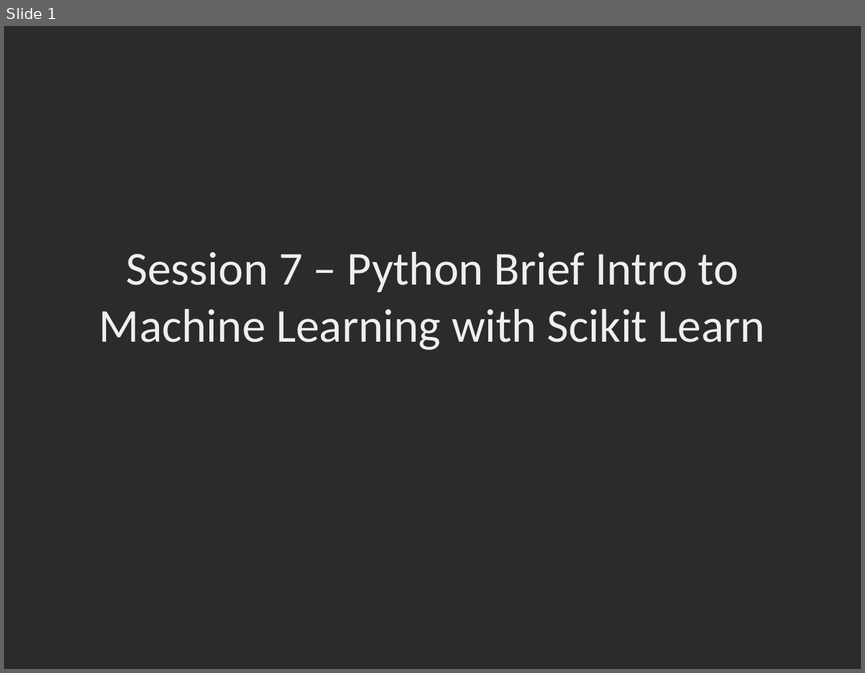
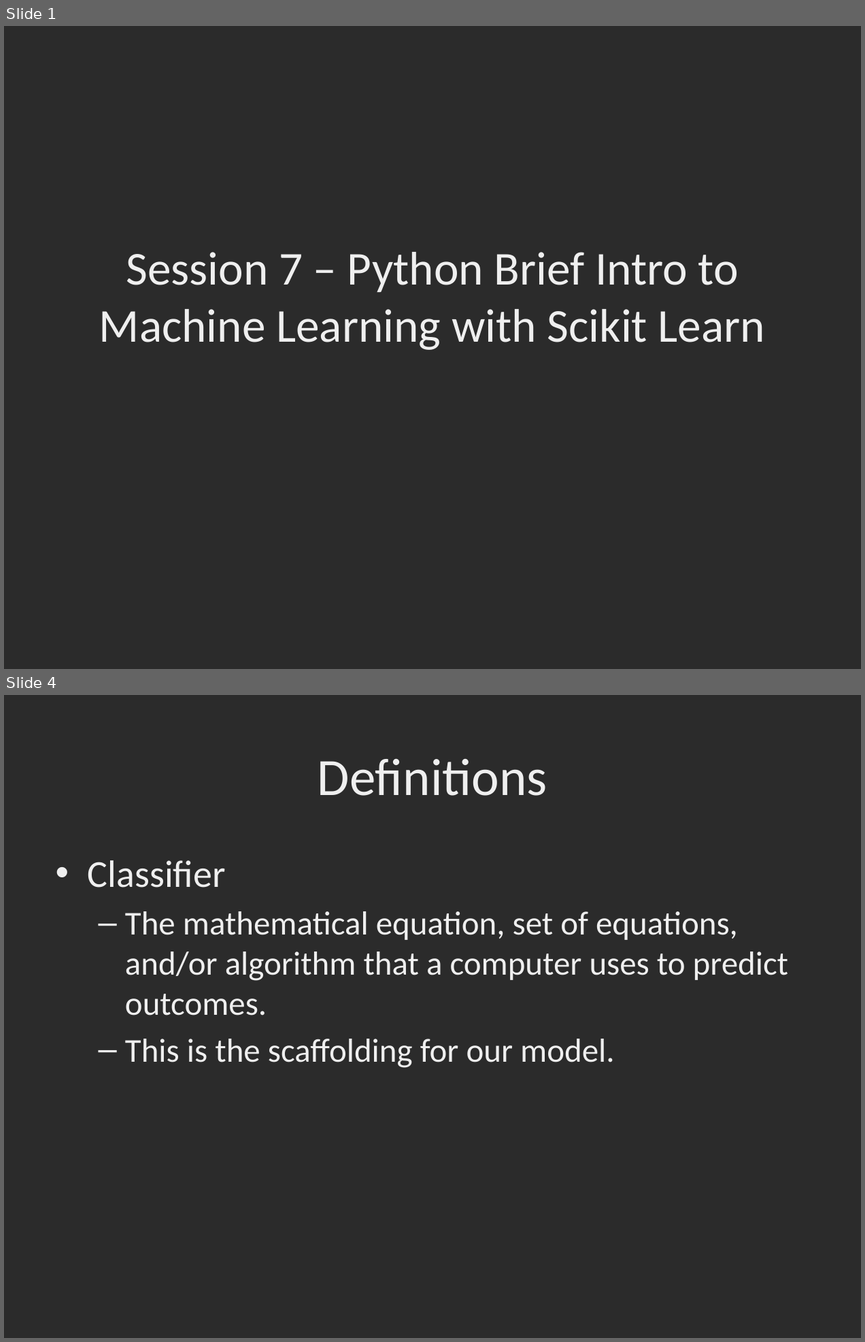
Before and after one commit to dbowmans46/PracticalProgramming, a slide deck: Session 7 - Python/Instructional Material/Session 7 - Python Brief Intro to Machine Learning with Scikit Learn.pptx. Shown one above the other, each under a label of ours: slide 1 before the commit, slides 1 and 4 after it; the slides between them are not shown. The pictures are 865x673 and 865x1342 pixels, drawn with LibreOffice and Linux fonts; fonts in the diff are those of the drawing; background and template pictures are left out; a plain dark background stands for a picture behind light text. Boxes give left, top, right and bottom in pixels: in the first picture for what was removed or moved away, otherwise in the second. Text is boxed around its words. In the diff, an @@ line names an element or a change of style, - is before the commit and + after.

```diff
--- a/Session 7 - Python/Instructional Material/Session 7 - Python Brief Intro to Machine Learning with Scikit Learn.pptx
+++ b/Session 7 - Python/Instructional Material/Session 7 - Python Brief Intro to Machine Learning with Scikit Learn.pptx
@@ slide 4 added at (x1=4, y1=695, x2=861, y2=1338), background picture (left out) @@
@@ title added at (x1=317, y1=759, x2=547, y2=796), 44 pt, text #EFEFEF @@
+Definitions
@@ text added at (x1=88, y1=860, x2=788, y2=1068), 28 pt, text #EFEFEF @@
+• Classifier
+  – The mathematical equation, set of equations, and/or algorithm that a computer uses to predict outcomes.
+  – This is the scaffolding for our model.
```
Also in this commit, not shown: 1 slide changed, 29 other slides added, 1 other file.
